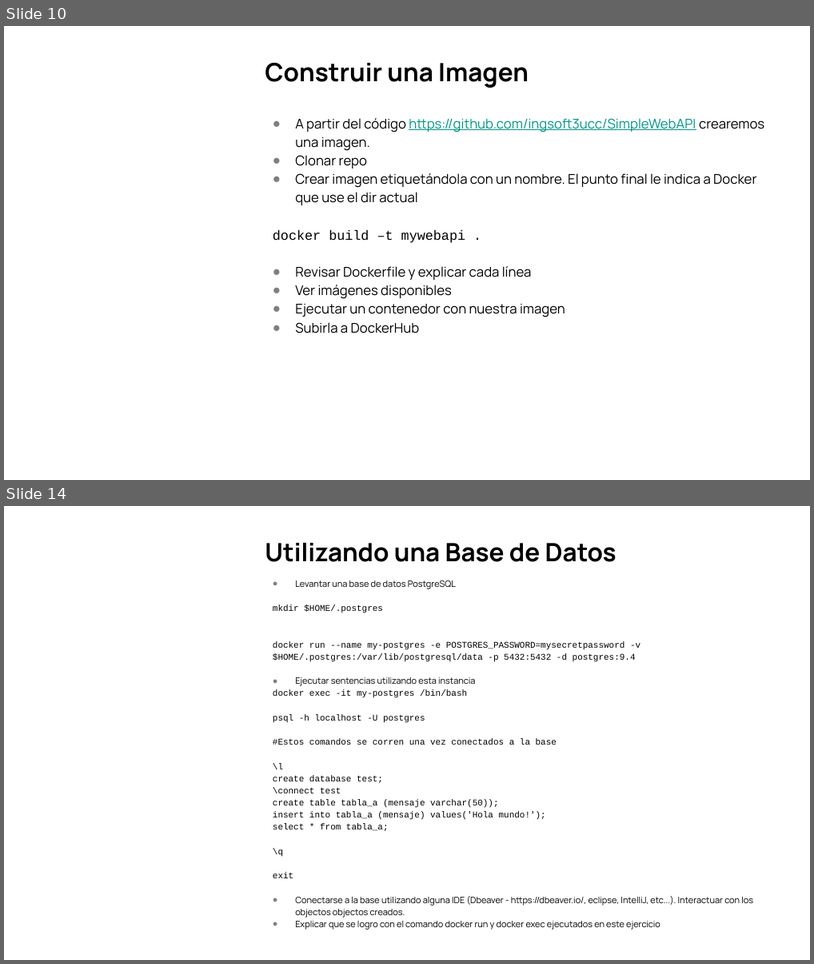
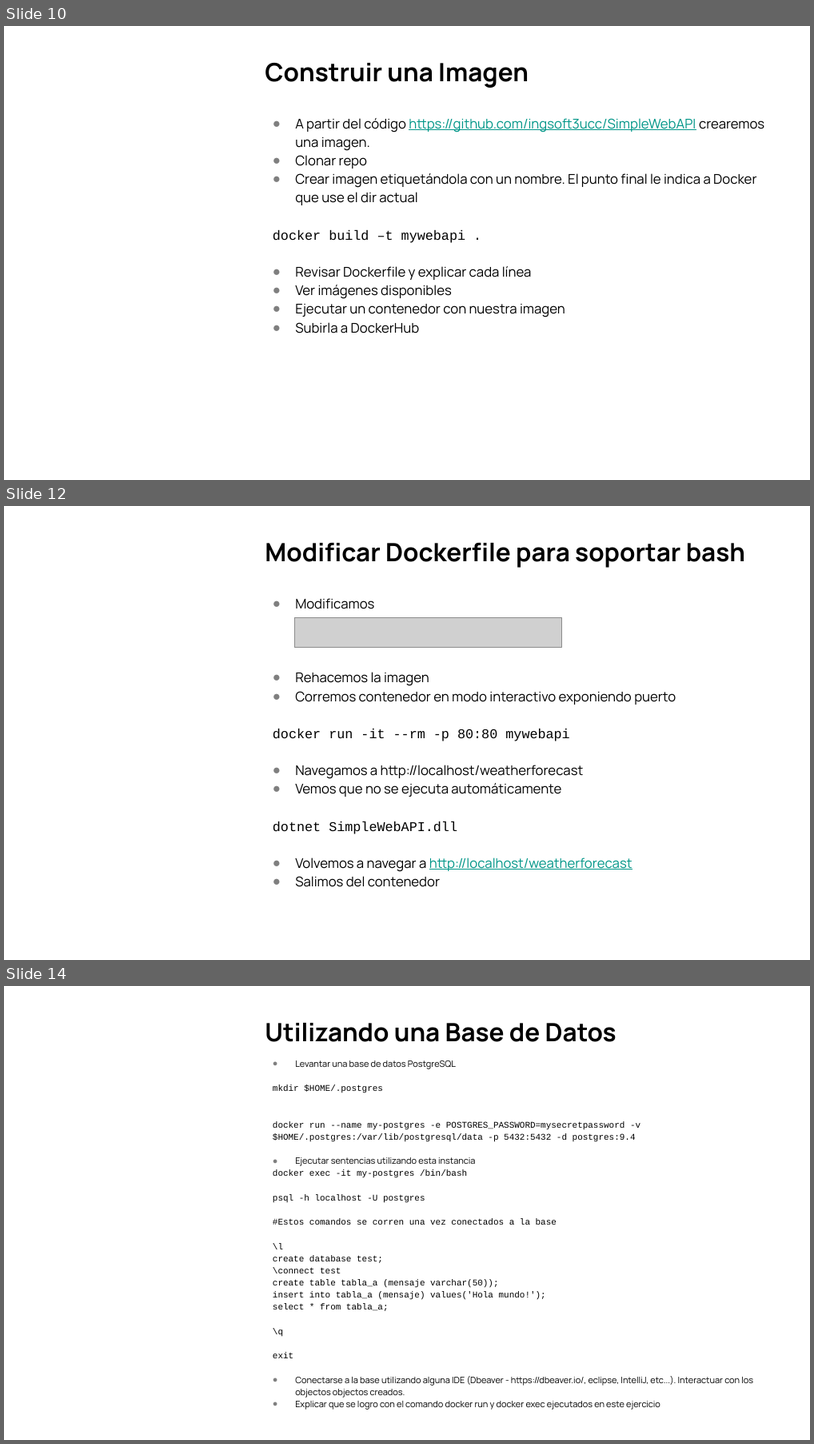
Before and after one commit to ingsoft3ucc/TPS_2024, a slide deck: trabajos/02-introduccion-docker.pptx. Shown one above the other, each under a label of ours: slides 10 and 14 before the commit, slides 10, 12 and 14 after it; the slides between them are not shown. The pictures are 814x964 and 814x1444 pixels, drawn with LibreOffice and Linux fonts; fonts in the diff are those of the drawing; grey boxes stand for pictures; background and template pictures are left out. Boxes give left, top, right and bottom in pixels: in the first picture for what was removed or moved away, otherwise in the second. Text is boxed around its words. In the diff, an @@ line names an element or a change of style, - is before the commit and + after.

Commit message:
Nueva ppt de modificar dockerfile

```diff
--- a/trabajos/02-introduccion-docker.pptx
+++ b/trabajos/02-introduccion-docker.pptx
@@ slide 12 added at (4, 506, 810, 960), background picture (left out) @@
@@ title added at (265, 543, 746, 568), 30 pt, text #000000, bold @@
+Modificar Dockerfile para soportar bash
@@ text added at (273, 598, 676, 887), 16 pt, text #000000 @@
+● Modificamos
+● Rehacemos la imagen
+● Corremos contenedor en modo interactivo exponiendo puerto
+docker run -it --rm -p 80:80 mywebapi
+● Navegamos a http://localhost/weatherforecast
+● Vemos que no se ejecuta automáticamente
+dotnet SimpleWebAPI.dll
+● Volvemos a navegar a http://localhost/weatherforecast
+● Salimos del contenedor
@@ picture added at (294, 618, 562, 648) @@
```
Also in this commit, not shown: 2 slides changed, 1 slide removed.
